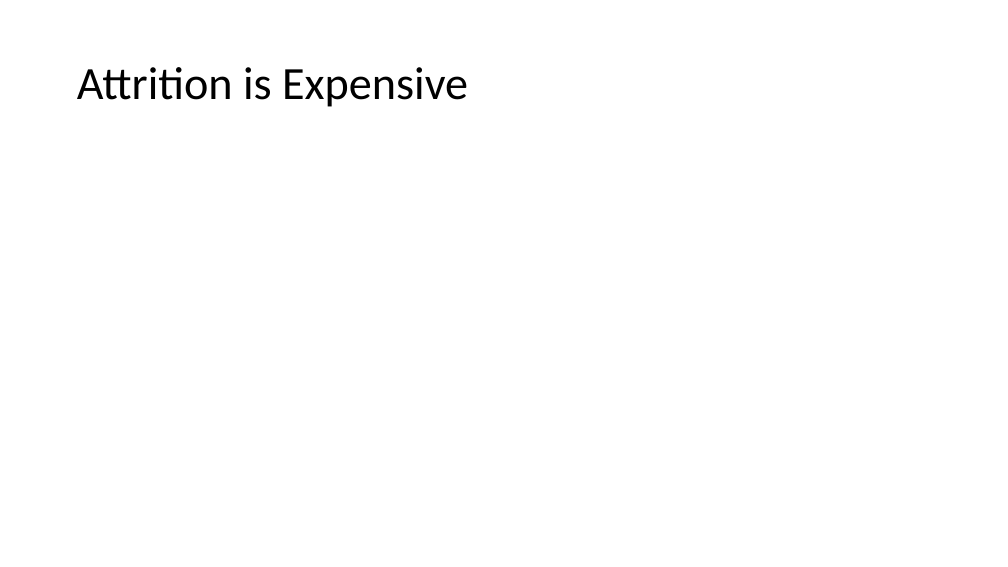
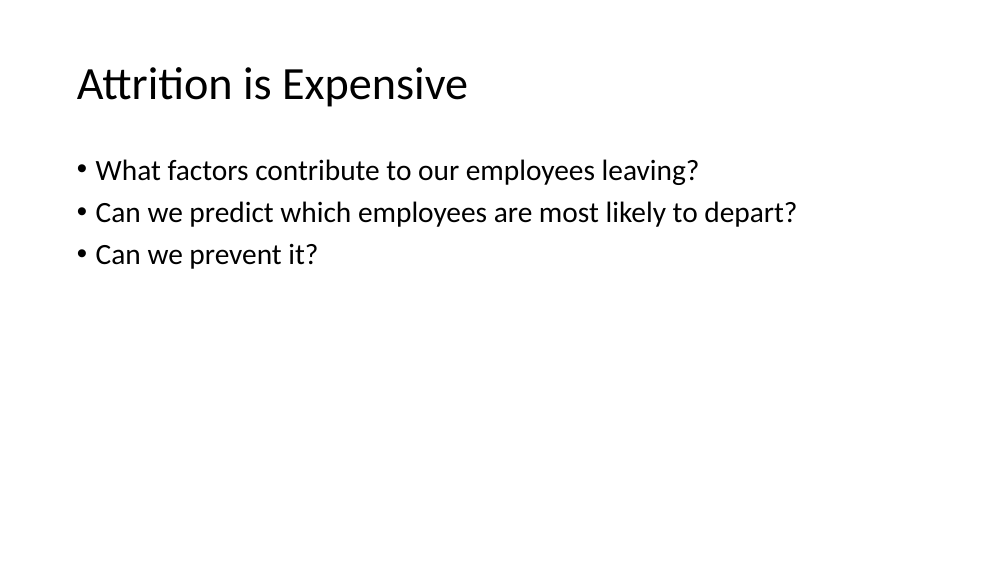
Before and after one commit to hebernielsen/DDS-CaseStudy-2, a slide deck: slide 2 of DDS_Case_Study_2_Presentation.pptx. Drawn at 1008x567 pixels with LibreOffice and Linux fonts; fonts in the diff are those of the drawing. Boxes give left, top, right and bottom in pixels: in the first picture for what was removed or moved away, otherwise in the second. Text is boxed around its words. In the diff, an @@ line names an element or a change of style, - is before the commit and + after.

```diff
--- a/DDS_Case_Study_2_Presentation.pptx
+++ b/DDS_Case_Study_2_Presentation.pptx
@@ text added at [96, 159, 797, 269], 28 pt, text #000000 @@
+• What factors contribute to our employees leaving?
+• Can we predict which employees are most likely to depart?
+• Can we prevent it?
```
Also in this commit, not shown: 2 slides added.
